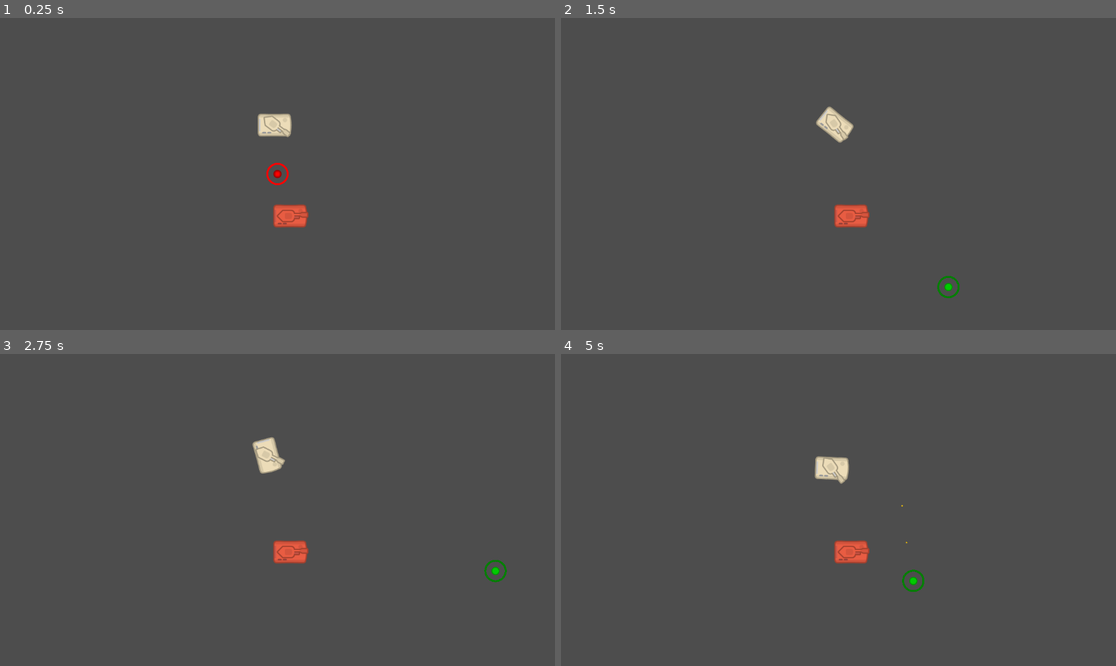
Above: before the commit, frames 1-4 (two rows, left to right).
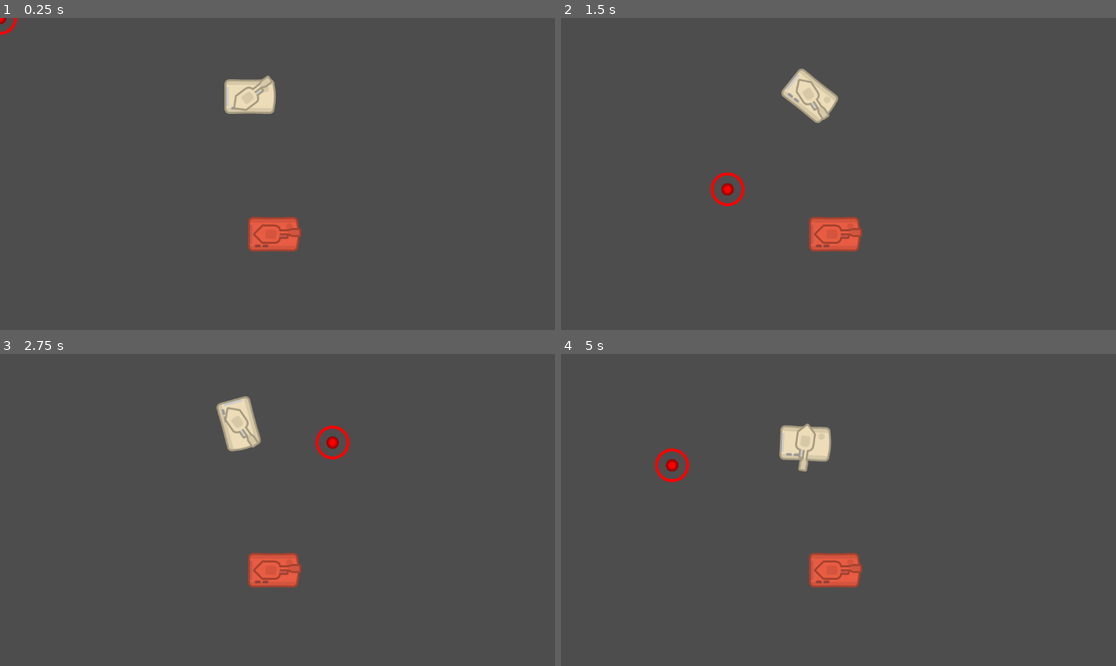
Above: after the commit, the same moments.

Repository: DStow/GodotTankGame
Game: Godot game, scene res://scenes/main.tscn
Same seed, same stepped clock (60 frames per second), same inputs: the game is played once before the commit and once after it.
Inputs (mouse positions are in pixels of both pictures, inside the frame that each line leads up to):
- Up to frame 1 (0.25 s): no input
- Up to frame 2 (1.5 s): move the mouse to (960, 158) at 0.52 s; hold D (turn_right) 0.53-1.28 s; click (960, 158) at 0.67 s; move the mouse to (727, 189) at 1.27 s; hold S (drive_reverse) from 1.28 s (still down); click (727, 189) at 1.42 s
- Up to frame 3 (2.75 s): move the mouse to (333, 441) at 2.02 s; release S (drive_reverse) at 2.03 s; hold D (turn_right) from 2.03 s (still down); click (333, 441) at 2.17 s
- Up to frame 4 (5 s): move the mouse to (810, 572) at 2.77 s; release D (turn_right) at 2.78 s; hold W (drive_forward) 2.78-3.53 s; click (810, 572) at 2.92 s; move the mouse to (1005, 556) at 3.52 s; hold A (turn_left) from 3.53 s (still down); click (1005, 556) at 3.67 s; move the mouse to (672, 463) at 4.27 s; click (672, 463) at 4.42 s

The runs differ from the first frame. In frame 1, 2.9% of the frame differs, in the area x 0-56%, y 0-75%; in frame 2, 3.0%; in frame 3, 3.0%; in frame 4, 3.1%, in the area x 17-66%, y 22-77%.

Commit message:
Update to main scene camera

Diff:
--- a/scenes/main.tscn
+++ b/scenes/main.tscn
@@ -4,16 +4,11 @@
 [ext_resource type="PackedScene" uid="uid://ct1i8csypenl7" path="res://scenes/tank.tscn" id="1_ig7tw"]
 [ext_resource type="PackedScene" uid="uid://b6a0bfrxfip4f" path="res://scenes/enemy_tank.tscn" id="3_sugp2"]
 
-[node name="Main" type="Node2D" unique_id=222132201]
+[node name="Main" type="Node" unique_id=1457123647]
 script = ExtResource("1_0xm2m")
-metadata/_edit_lock_ = true
 
-[node name="Tank" parent="." unique_id=109914610 node_paths=PackedStringArray("camera") instance=ExtResource("1_ig7tw")]
-position = Vector2(-10, -154)
-camera = NodePath("../Camera2D")
+[node name="Tank" parent="." unique_id=109914610 instance=ExtResource("1_ig7tw")]
+position = Vector2(518, 163)
 
 [node name="EnemyTank" parent="." unique_id=386355528 instance=ExtResource("3_sugp2")]
-position = Vector2(39, 132)
-
-[node name="Camera2D" type="Camera2D" parent="." unique_id=1767251826]
-zoom = Vector2(0.66, 0.66)
+position = Vector2(567, 449)
--- a/scripts/main.gd
+++ b/scripts/main.gd
@@ -1,4 +1,4 @@
-extends Node2D
+extends Node
 
 
 # Called when the node enters the scene tree for the first time.
--- a/scripts/tank.gd
+++ b/scripts/tank.gd
@@ -2,8 +2,6 @@
 
 @export var turn_speed: float = 0.9
 @export var turret_rotation_speed: float = 2.6
-@export var camera: Camera2D
-
 var forward_velocity = 0
 var acceleration = 100
 var max_velocity = 150
@@ -84,7 +82,7 @@
 
 func _input(event):
 	if event is InputEventMouseMotion:
-		mouse_global_pos = event.global_position - camera.global_position
+		mouse_global_pos = event.global_position
 		# Apply the camera offset here
 
 
